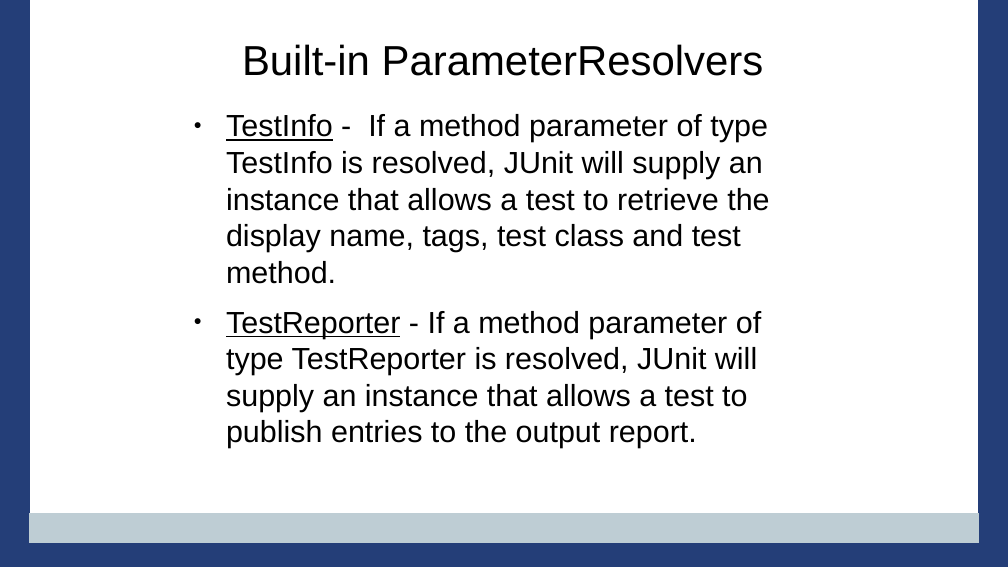
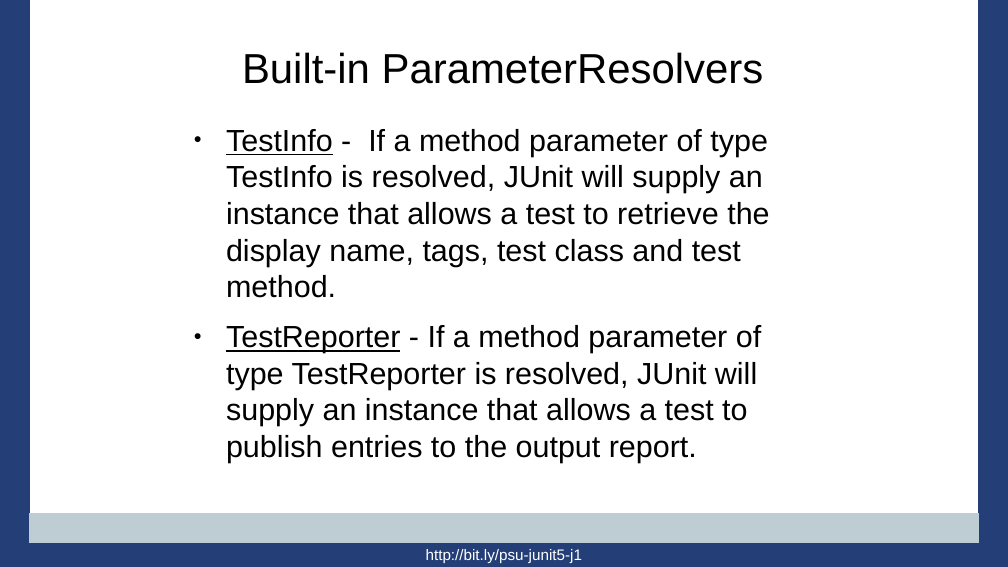
Before and after one commit to PennState/junit5-presentation, a slide deck: slide 52 of src/site/presentation/Junit5_Presentation_JavaOne_2016.odp. Drawn at 1008x567 pixels with LibreOffice and Linux fonts; fonts in the diff are those of the drawing; background and template pictures are left out. Boxes give left, top, right and bottom in pixels: in the first picture for what was removed or moved away, otherwise in the second. Text is boxed around its words. In the diff, an @@ line names an element or a change of style, - is before the commit and + after.

```diff
--- a/src/site/presentation/Junit5_Presentation_JavaOne_2016.odp
+++ b/src/site/presentation/Junit5_Presentation_JavaOne_2016.odp
@@ title "Built-in ParameterResolvers": place and size @@
-title "Built-in ParameterResolvers" at bbox=[242, 44, 764, 76]
+title "Built-in ParameterResolvers" at bbox=[242, 52, 764, 84]
@@ text "TestInfo - If a method ...": place and size @@
-text "TestInfo - If a method ..." at bbox=[226, 114, 769, 448]
+text "TestInfo - If a method ..." at bbox=[226, 129, 769, 463]
@@ text added at bbox=[426, 549, 582, 563], 12 pt, text #FFFFFF @@
+http://bit.ly/psu-junit5-j1
```
Also in this commit, not shown: 74 other slides changed.
